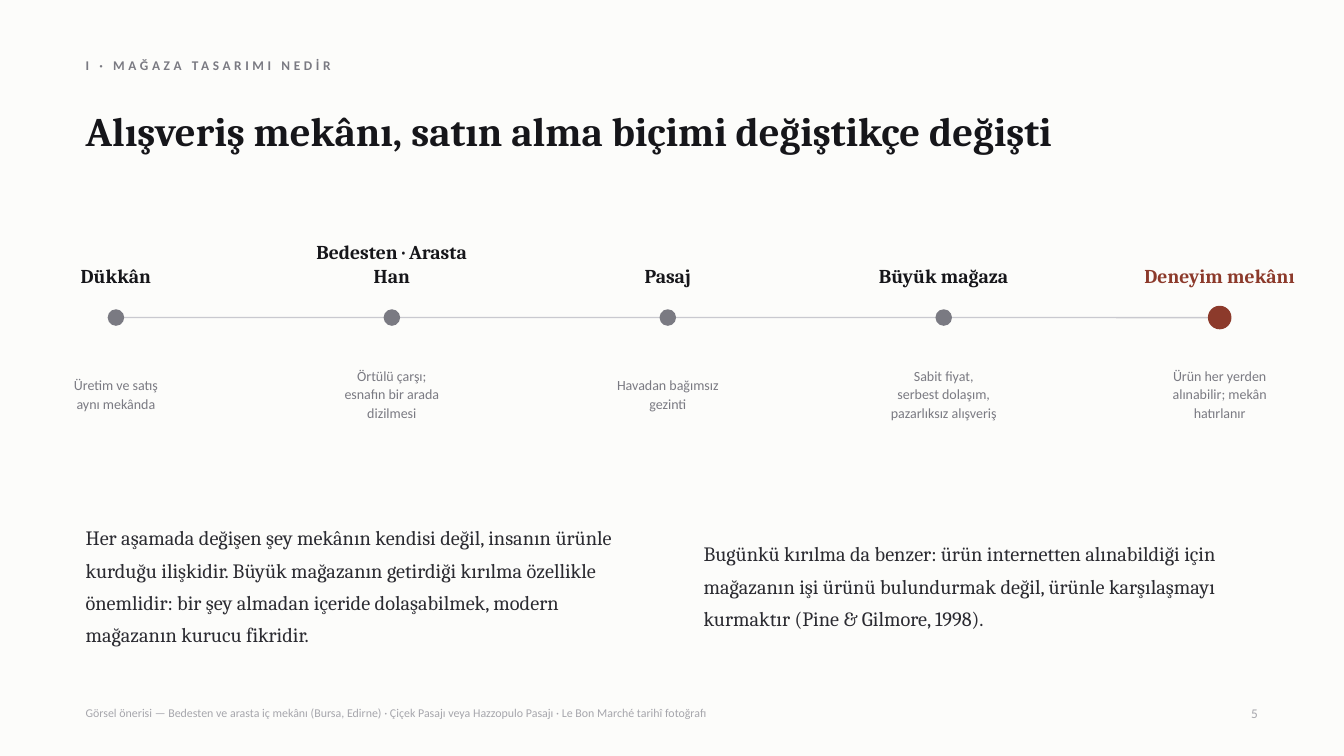
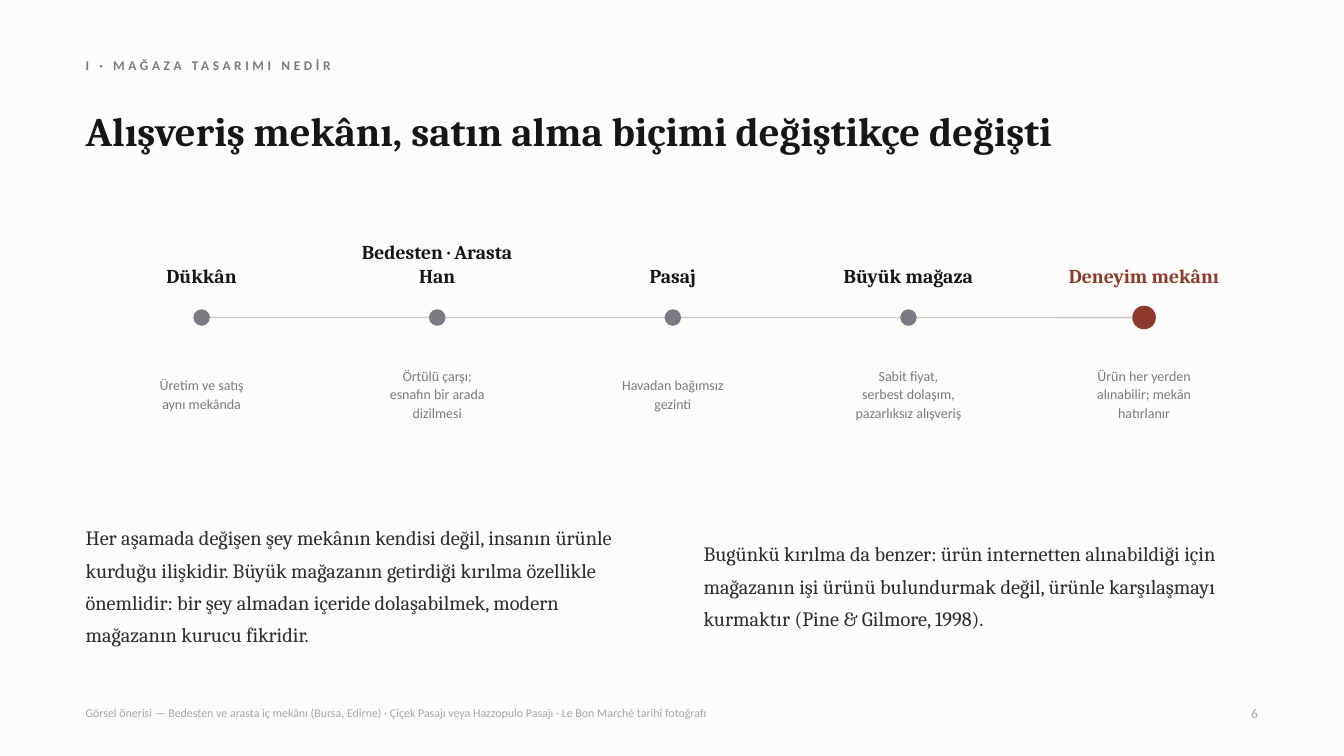
Before and after one commit to bunal91/sanat-ve-mekan, a slide deck: slide 6 of magaza-tasarimi-dersi/Magaza-Tasarimi-Teorik-Sunum.pptx (slide 5 before the commit). Drawn at 1344x756 pixels with LibreOffice and Linux fonts; fonts in the diff are those of the drawing. Boxes give left, top, right and bottom in pixels: in the first picture for what was removed or moved away, otherwise in the second. Text is boxed around its words. In the diff, an @@ line names an element or a change of style, - is before the commit and + after.

```diff
--- a/magaza-tasarimi-dersi/Magaza-Tasarimi-Teorik-Sunum.pptx
+++ b/magaza-tasarimi-dersi/Magaza-Tasarimi-Teorik-Sunum.pptx
@@ 2 texts, 1 ellipse: place and size @@
-2 texts, 1 ellipse at bbox=[74, 269, 158, 411]
+2 texts, 1 ellipse at bbox=[160, 269, 243, 411]
@@ line moved from (116, 318) - (1220, 318) to (202, 318) - (1144, 318) @@
@@ 2 texts, 1 ellipse: place and size @@
-2 texts, 1 ellipse at bbox=[316, 245, 467, 418]
+2 texts, 1 ellipse at bbox=[362, 245, 512, 418]
@@ 2 texts, 1 ellipse: place and size @@
-2 texts, 1 ellipse at bbox=[617, 269, 718, 412]
+2 texts, 1 ellipse at bbox=[622, 269, 724, 412]
@@ 2 texts, 1 ellipse: place and size @@
-2 texts, 1 ellipse at bbox=[879, 269, 1008, 421]
+2 texts, 1 ellipse at bbox=[844, 269, 973, 421]
@@ 2 texts, 1 ellipse: place and size @@
-2 texts, 1 ellipse at bbox=[1144, 269, 1294, 418]
+2 texts, 1 ellipse at bbox=[1069, 269, 1219, 418]
@@ text at bbox=[1251, 709, 1258, 718]: text changed @@
-5
+6
```
Also in this commit, not shown: 31 other slides changed, 10 slides added, 4 slides removed, 1 other file.
